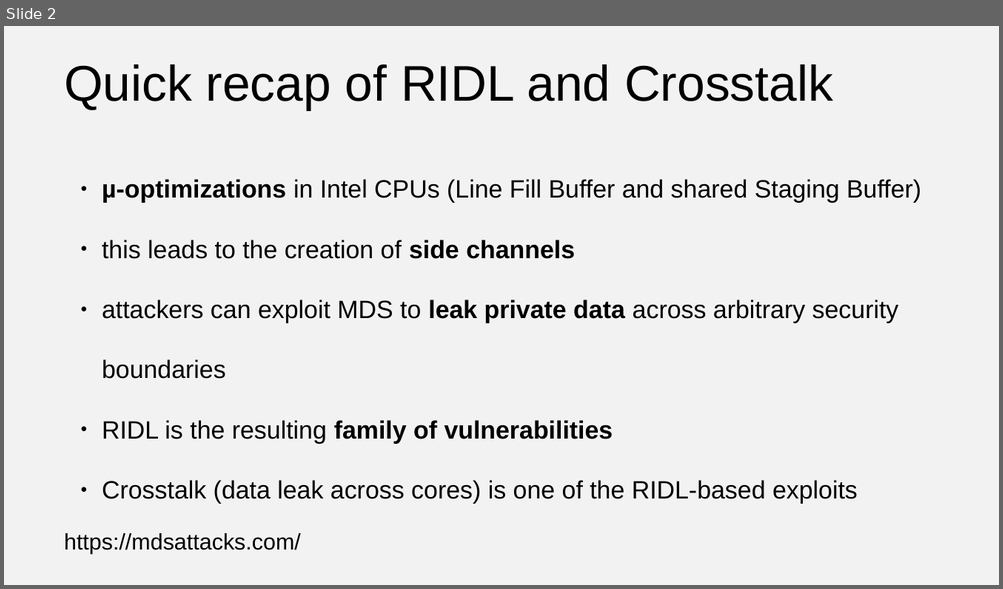
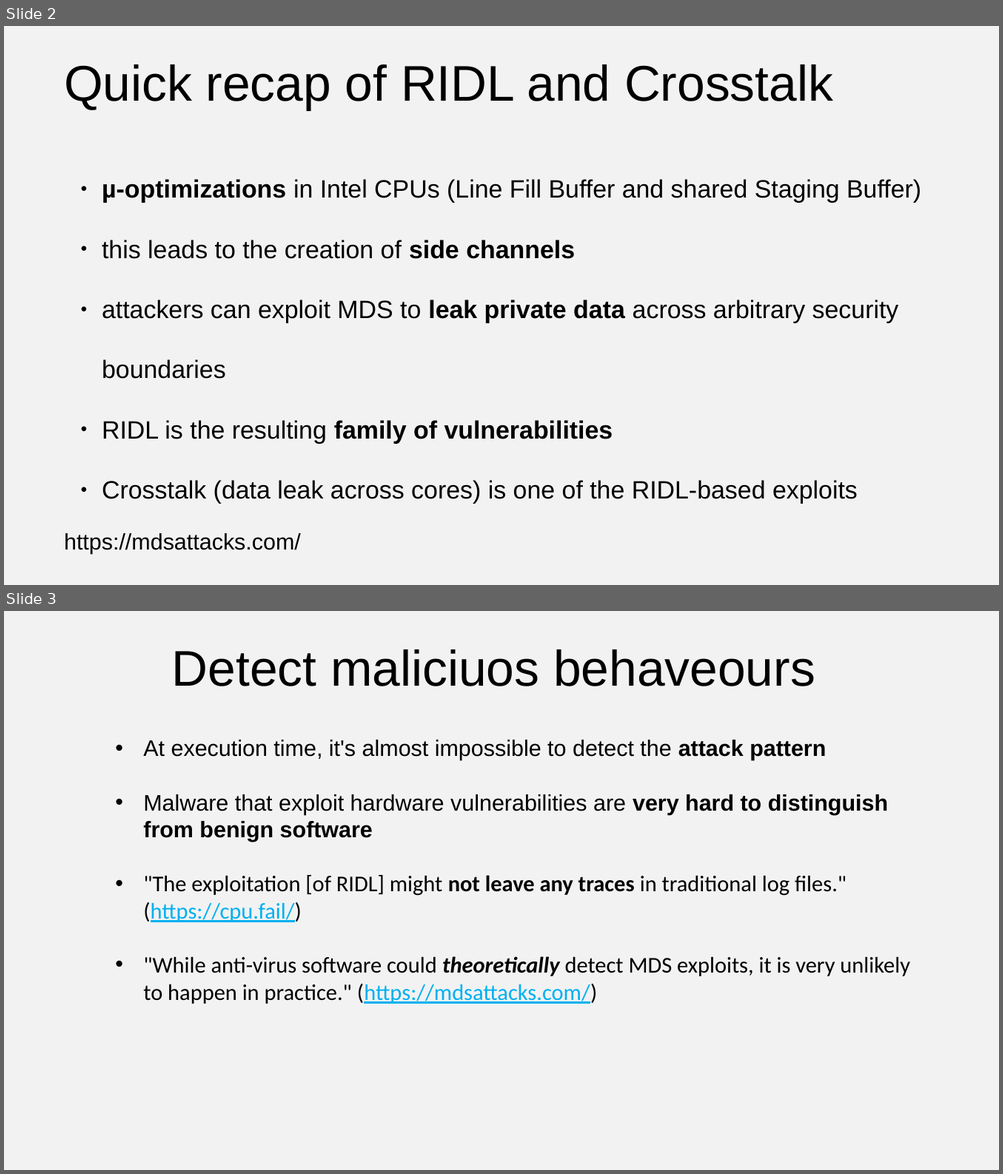
Before and after one commit to Rijndael99/hw_vulnerabilities, a slide deck: presentation2.pptx. Shown one above the other, each under a label of ours: slide 2 before the commit, slides 2 and 3 after it. The pictures are 1003x589 and 1003x1174 pixels, drawn with LibreOffice and Linux fonts; fonts in the diff are those of the drawing. Boxes give left, top, right and bottom in pixels: in the first picture for what was removed or moved away, otherwise in the second. Text is boxed around its words. In the diff, an @@ line names an element or a change of style, - is before the commit and + after.

```diff
--- a/presentation2.pptx
+++ b/presentation2.pptx
@@ slide 3 added at [4,611,999,1170], background #F2F2F2 @@
@@ text added at [172,649,815,686], 40 pt, text #000000 @@
+Detect maliciuos behaveours
@@ text added at [143,740,910,1004], 18 pt, text #000000 @@
+• At execution time, it's almost impossible to detect the attack pattern
+• Malware that exploit hardware vulnerabilities are very hard to distinguish from benign software
+• "The exploitation [of RIDL] might not leave any traces in traditional log files." (https://cpu.fail/)
+• "While anti-virus software could theoretically detect MDS exploits, it is very unlikely to happen in practice." (https://mdsattacks.com/)
```
Also in this commit, not shown: 1 other slide added.
